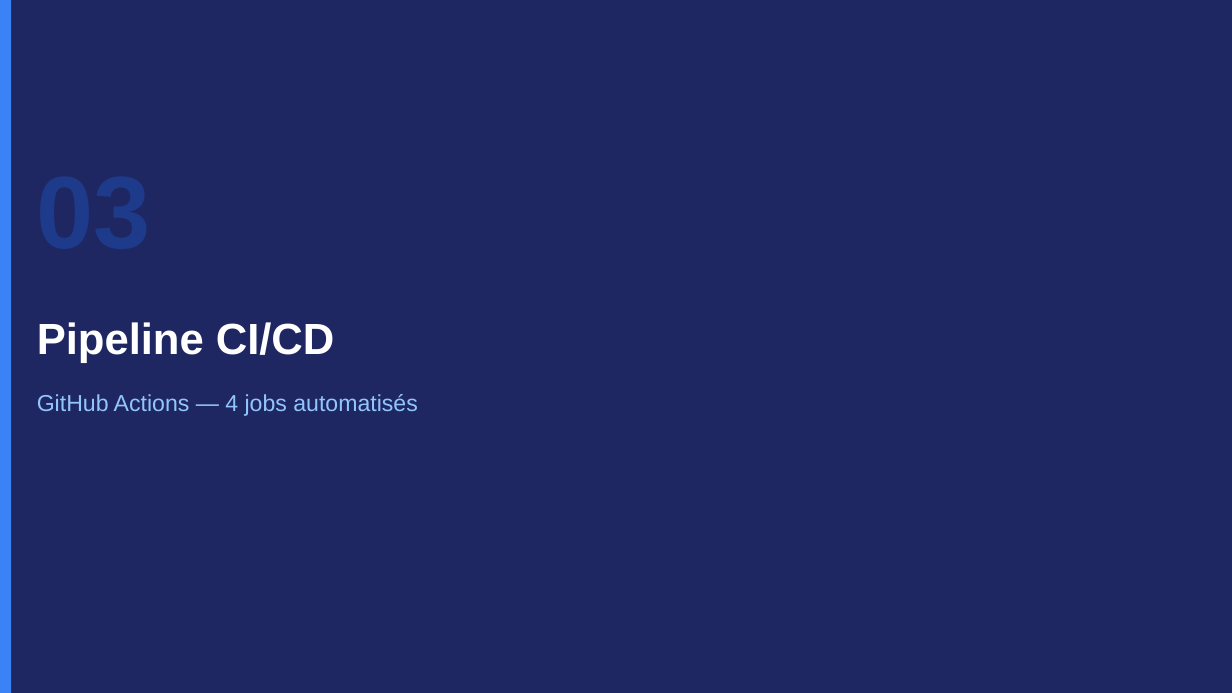
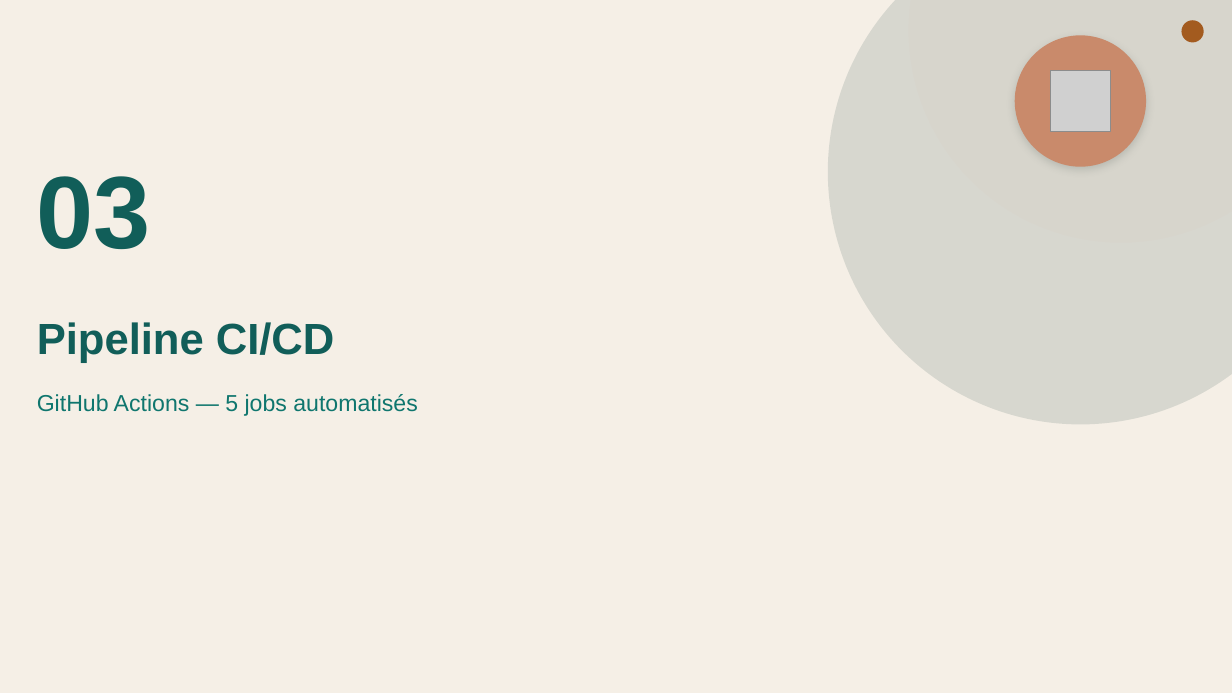
Before and after one commit to Clement-Souil/CesiZen, a slide deck: slide 7 of docs-bloc3/Soutenance_Bloc3_CESIZen.pptx (slide 9 before the commit). Drawn at 1232x693 pixels with LibreOffice and Linux fonts; fonts in the diff are those of the drawing; grey boxes stand for pictures. Boxes give left, top, right and bottom in pixels: in the first picture for what was removed or moved away, otherwise in the second. Text is boxed around its words. In the diff, an @@ line names an element or a change of style, - is before the commit and + after.

```diff
--- a/docs-bloc3/Soutenance_Bloc3_CESIZen.pptx
+++ b/docs-bloc3/Soutenance_Bloc3_CESIZen.pptx
@@ background #1E2761 to #F5EFE6 @@
@@ rectangle removed at [0, 0, 11, 693] @@
@@ ellipse added at [828, 0, 1232, 425], fill #042F2E at 12% opacity @@
@@ ellipse added at [909, 0, 1232, 242], fill #F6EBE2 at 70% opacity @@
@@ ellipse added at [1182, 20, 1204, 43], fill #B45309 at 90% opacity @@
@@ ellipse added at [1015, 35, 1146, 166], fill #C98A6B @@
@@ picture added at [1051, 71, 1111, 131] @@
@@ text added at [37, 176, 151, 249], 80 pt, text #115E59, bold @@
+03
@@ text "Pipeline CI/CD" at [37, 322, 335, 363]: text colour #FFFFFF to #115E59 @@
@@ text at [37, 394, 417, 416]: text changed; text colour #93C5FD to #0F766E @@
-GitHub Actions — 4 jobs automatisés
+GitHub Actions — 5 jobs automatisés
```
Also in this commit, not shown: 19 other slides changed, 6 slides removed, 40 other files.
